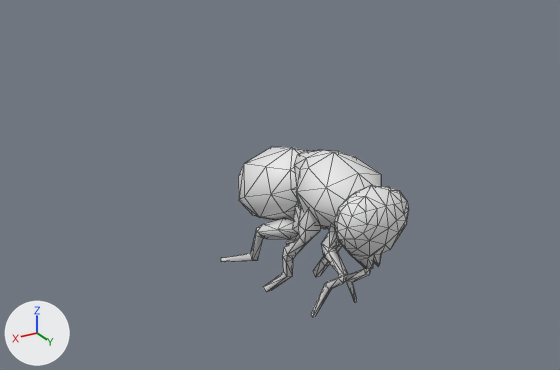
The FBX model Assets/_GAME/Art/Geometry/Enemies/Fly/Fly_v02.fbx as it was, and as the next commit left it.
The view is the same before and after, from a 50 mm lens placed at (1.73, 2.58, 1.35), pointed at (0.13, -0.08, 0.02). The lights are fixed; the arrows at lower left show +X, +Y and +Z. The older version comes first. Mesh edges are drawn as thin lines. Materials are left out; every surface is plain grey. Where no turn or scale is listed for an object, it has been applied to the vertices.

The older version as bpy lines, for what is in view:
```python
me_grid_047 = bpy.data.meshes.new('Grid.047')
me_grid_047.from_pydata(...)  # 49 vertices, 88 faces; spans x -0.168..0.168, y -0.103..0.367, z -0.138..0.212
me_grid_047.materials.append(mat_bodyalbedomap_paint)
me_grid_051 = bpy.data.meshes.new('Grid.051')
me_grid_051.from_pydata(...)  # 32 vertices, 53 faces; spans x -0.047..0.138, y -0.588..0.041, z -0.529..0.039
me_grid_051.materials.append(mat_bodyalbedomap_paint)
me_grid_053 = bpy.data.meshes.new('Grid.053')
me_grid_053.from_pydata(...)  # 32 vertices, 56 faces; spans x -0.034..0.056, y -0.066..0.106, z -0.461..0.02
me_grid_053.materials.append(mat_bodyalbedomap_paint)
ob_body = bpy.data.objects.new('Body', me_grid_047)
ob_body.location = (0.0, 0.0, 0.0)
ob_legr1 = bpy.data.objects.new('LegR1', me_grid_053)
ob_legr1.location = (0.066, 0.225, -0.056)
ob_legr3 = bpy.data.objects.new('LegR3', me_grid_051)
ob_legr3.location = (0.063, 0.038, -0.033)
# also in view: 'LegR2' at (0.11, -0.02, -0.28); 'Ass' at (0.0, -0.27, -0.07); 'Head' at (0.0, 0.41, -0.01)
```
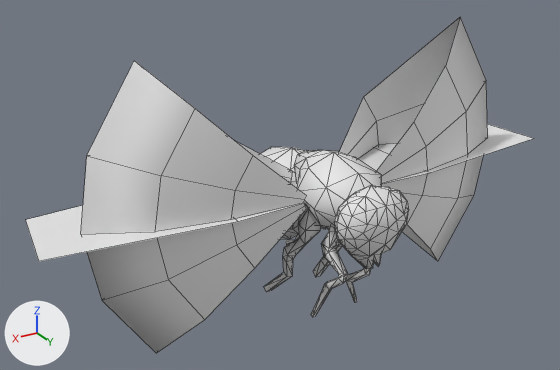
Pixel boxes (x1, y1, x2, y2) of what changed, in the pictures (560 x 370 px):
'WingR_MB', added
    after: (81, 61, 306, 353)
'WingL_MB', added
    after: (340, 17, 488, 261)
'WingR', added
    after: (26, 182, 306, 261)
'WingL', added
    after: (359, 124, 534, 184)
'Ass', unchanged, covered by the edit
    before: (238, 147, 308, 221)
    after: (261, 147, 308, 182)
'LegR3', unchanged, covered by the edit
    before: (221, 201, 301, 262)
    after: (281, 217, 300, 239)

The change, as a list of edits to the scene's bpy script:
```text
Add me_grid_003:
    me_grid_003.from_pydata(...)  # 30 vertices, 20 faces; spans x -0.041..0.883, y -0.35..0.042, z -0.625..0.625
Add me_grid_001:
    me_grid_001.from_pydata([(-0.048, 0.042, 0.0), (0.331, 0.059, 0.0), (-0.075, -0.158, 0.0), (0.308, -0.434, 0.0), (1.028, -0.38, 0.0), (1.074, -0.02, 0.0)], [], [(0, 2, 3, 1), (3, 4, 5, 1)])
Add me_grid_054:
    me_grid_054.from_pydata([(0.048, 0.042, 0.0), (-0.331, 0.059, 0.0), (0.075, -0.158, 0.0), (-0.308, -0.434, 0.0), (-1.028, -0.38, 0.0), (-1.074, -0.02, 0.0)], [], [(0, 1, 3, 2), (3, 1, 5, 4)])
Add me_grid_002:
    me_grid_002.from_pydata(...)  # 30 vertices, 20 faces; spans x -0.883..0.041, y -0.35..0.042, z -0.625..0.625
Add ob_wingr_mb:
    ob_wingr_mb = bpy.data.objects.new('WingR_MB', me_grid_003)
    ob_wingr_mb.location = (0.15, 0.135, 0.041)
Add ob_wingr:
    ob_wingr = bpy.data.objects.new('WingR', me_grid_001)
    ob_wingr.location = (0.15, 0.135, 0.041)
Add ob_wingl:
    ob_wingl = bpy.data.objects.new('WingL', me_grid_054)
    ob_wingl.location = (-0.15, 0.135, 0.041)
Add ob_wingl_mb:
    ob_wingl_mb = bpy.data.objects.new('WingL_MB', me_grid_002)
    ob_wingl_mb.location = (-0.15, 0.135, 0.041)
```
